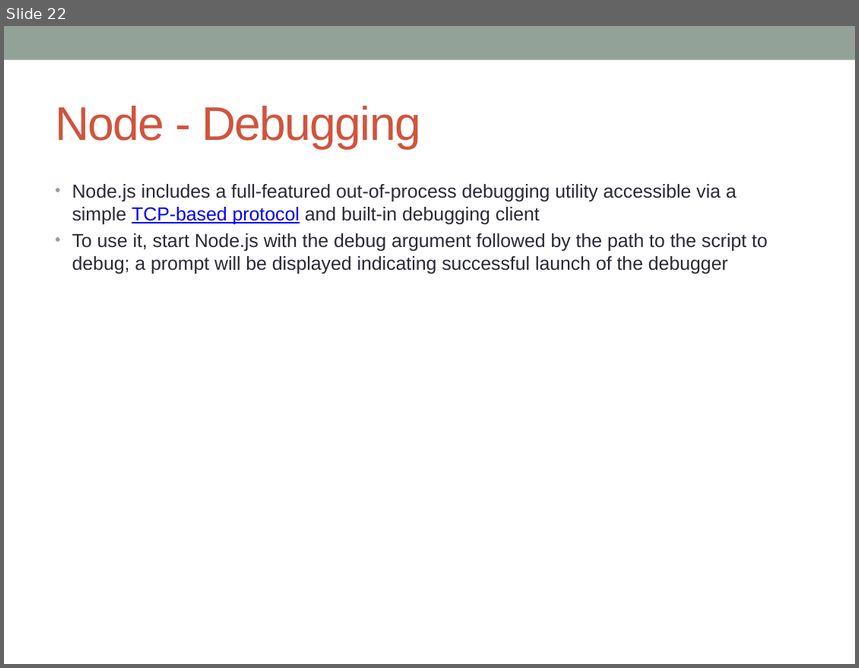
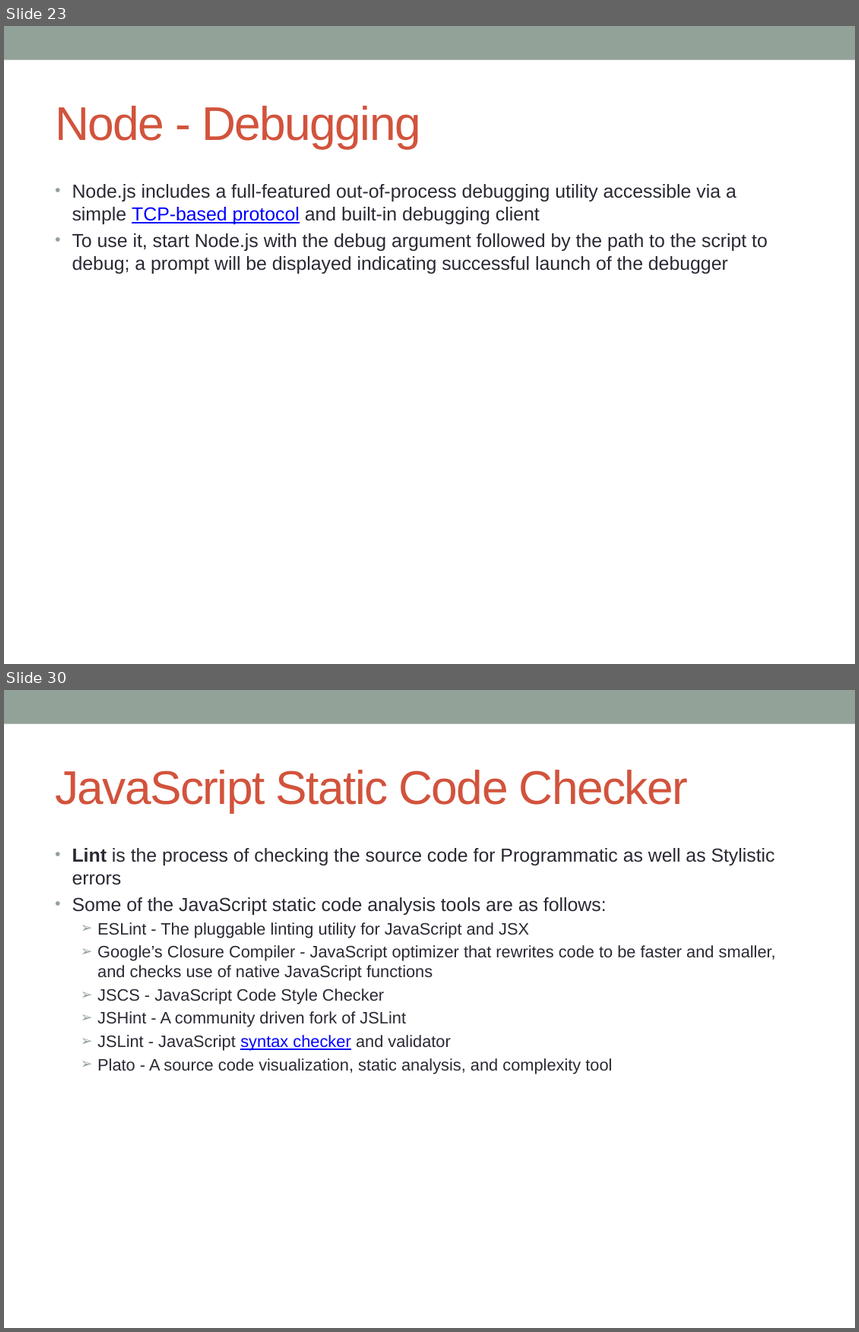
Before and after one commit to notionquest/ProjectDocumentation, a slide deck: NodeJS.pptx. Shown one above the other, each under a label of ours: slide 22 before the commit, slides 23 and 30 after it; the slides between them are not shown. The pictures are 859x668 and 859x1332 pixels, drawn with LibreOffice and Linux fonts; fonts in the diff are those of the drawing. Boxes give left, top, right and bottom in pixels: in the first picture for what was removed or moved away, otherwise in the second. Text is boxed around its words. In the diff, an @@ line names an element or a change of style, - is before the commit and + after.

```diff
--- a/NodeJS.pptx
+++ b/NodeJS.pptx
@@ slide 30 added at [4, 690, 855, 1328], background #FFFFFF; not listed: 1 template element that a slide beside it also shows @@
@@ title added at [55, 770, 688, 813], 40 pt, text #D2533C @@
+JavaScript Static Code Checker
@@ text added at [72, 848, 776, 1074], 14 pt, text #292934 @@
+• Lint is the process of checking the source code for Programmatic as well as Stylistic errors
+• Some of the JavaScript static code analysis tools are as follows:
+  ➢ ESLint - The pluggable linting utility for JavaScript and JSX
+  ➢ Google’s Closure Compiler - JavaScript optimizer that rewrites code to be faster and smaller, and checks use of native JavaScript functions
+  ➢ JSCS - JavaScript Code Style Checker
+  ➢ JSHint - A community driven fork of JSLint
+  ➢ JSLint - JavaScript syntax checker and validator
+  ➢ Plato - A source code visualization, static analysis, and complexity tool
@@ what was slide 22 is now slide 23 @@
```
Also in this commit, not shown: 12 slides changed, 7 other slides added.
